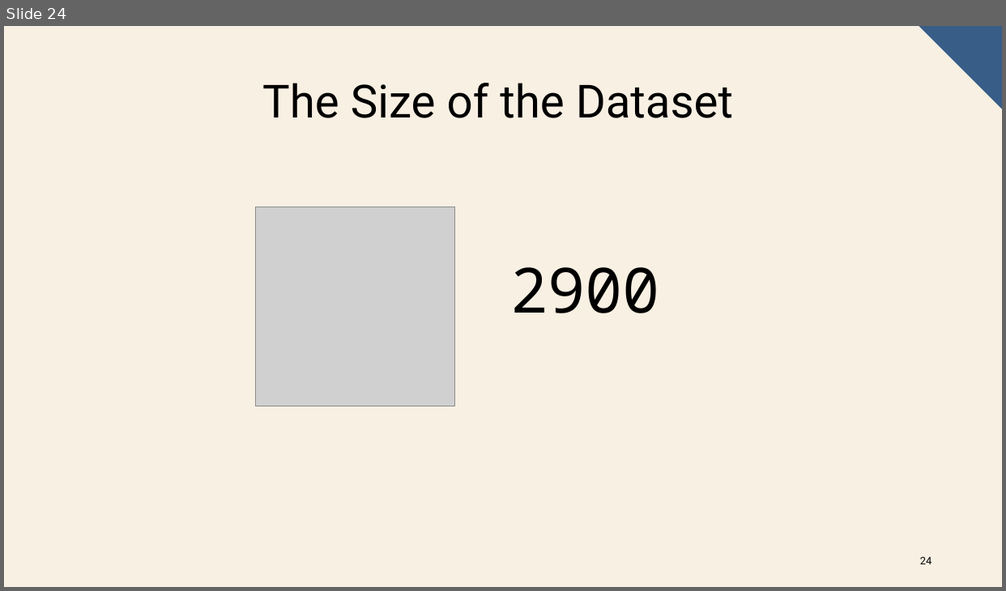
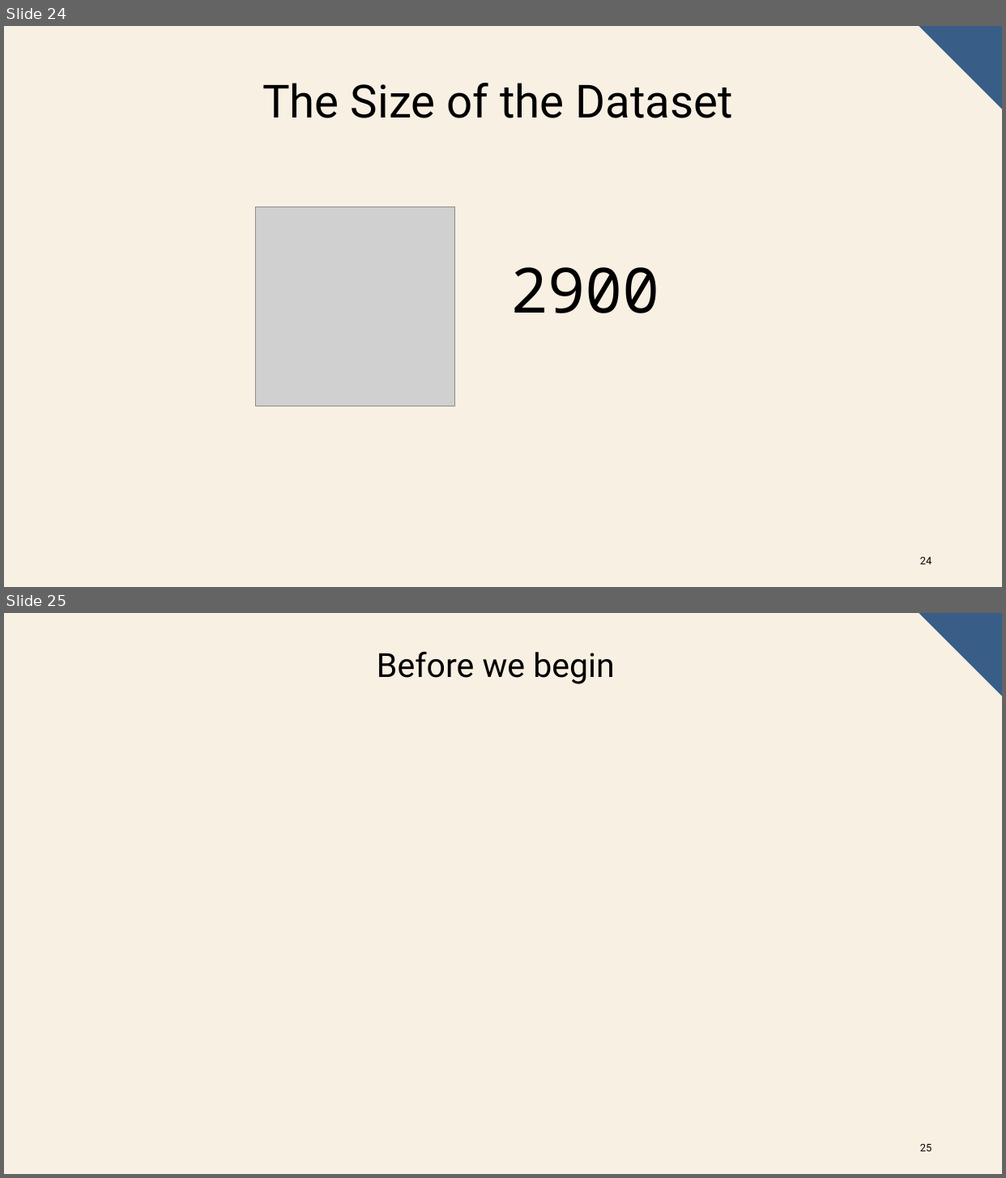
Before and after one commit to AndrewDarnall/Intro-Extro-Scope, a slide deck: docs/ccbd_project_presentation.pptx. Shown one above the other, each under a label of ours: slide 24 before the commit, slides 24 and 25 after it. The pictures are 1006x591 and 1006x1178 pixels, drawn with LibreOffice and Linux fonts; fonts in the diff are those of the drawing; grey boxes stand for pictures. Boxes give left, top, right and bottom in pixels: in the first picture for what was removed or moved away, otherwise in the second. Text is boxed around its words. In the diff, an @@ line names an element or a change of style, - is before the commit and + after.

```diff
--- a/docs/ccbd_project_presentation.pptx
+++ b/docs/ccbd_project_presentation.pptx
@@ slide 25 added at (4, 613, 1002, 1174), background #F8F0E3; not listed: 1 template element that a slide beside it also shows @@
@@ text added at (377, 651, 615, 684), 32 pt, text #000000 @@
+Before we begin
@@ page number added at (920, 1144, 931, 1152), 10 pt, text #000000 @@
+25
```
Also in this commit, not shown: 1 slide removed, 7 other files.
